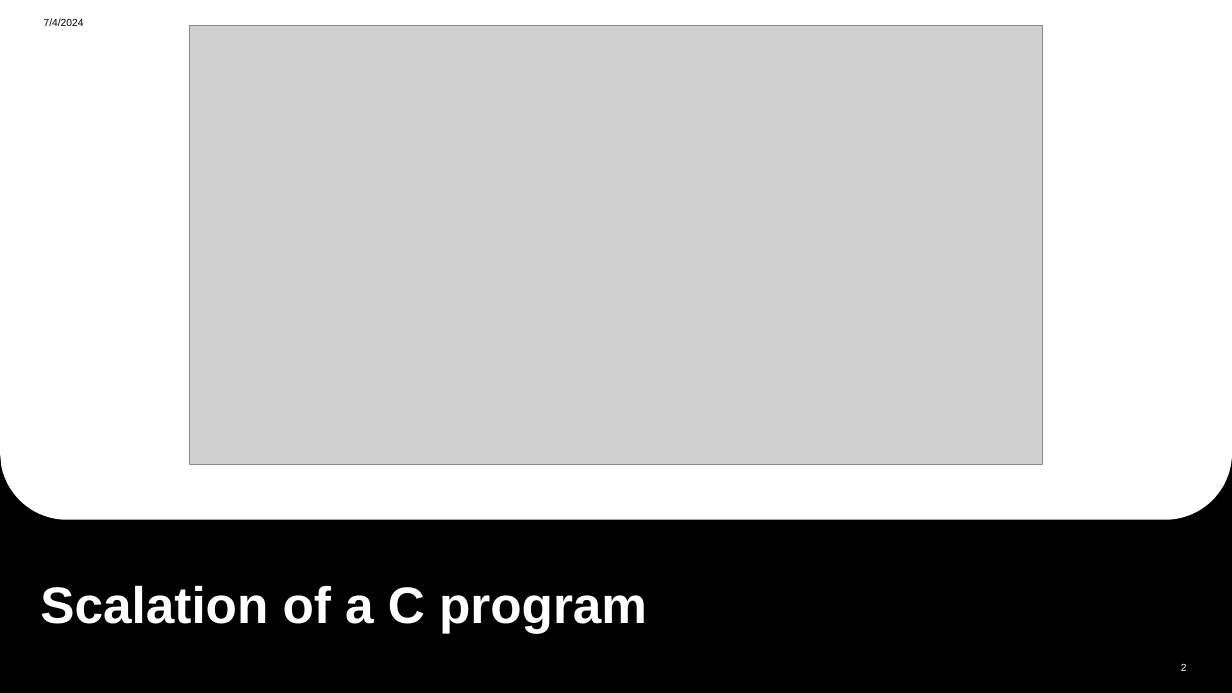
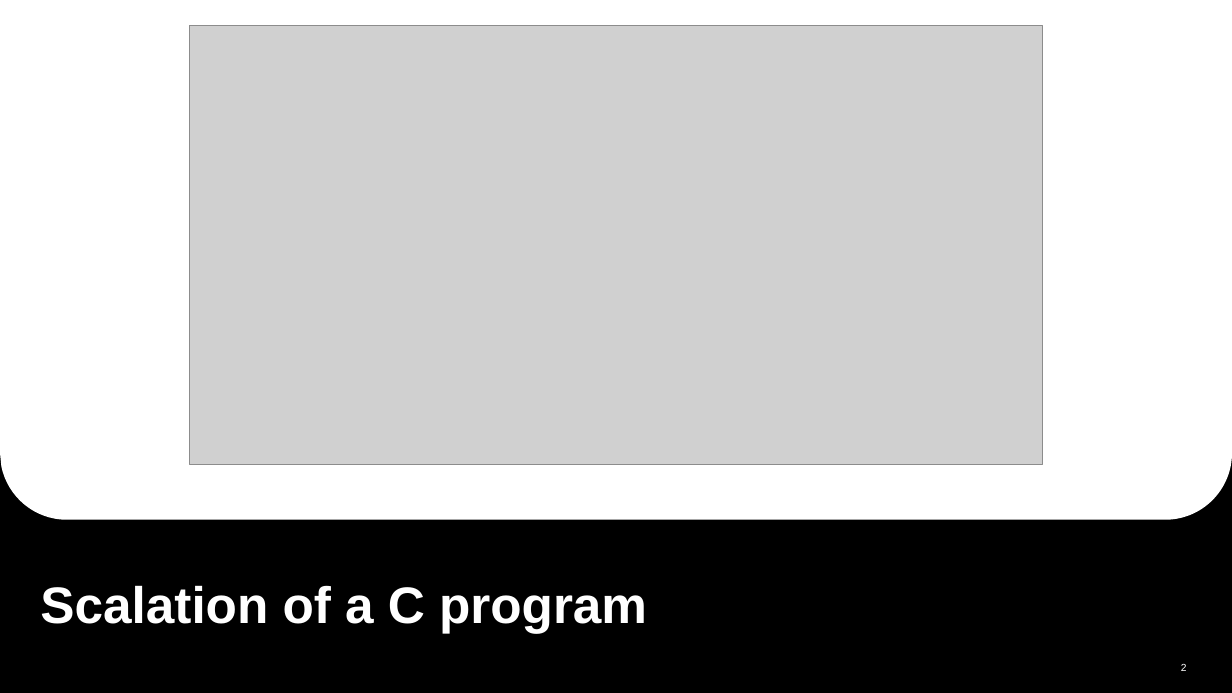
Before and after one commit to shafayetejaman/FCUB-Programming-Club, a slide deck: slide 2 of module-2/module-2.pptx. Drawn at 1232x693 pixels with LibreOffice and Linux fonts; fonts in the diff are those of the drawing; grey boxes stand for pictures. Boxes give left, top, right and bottom in pixels: in the first picture for what was removed or moved away, otherwise in the second. Text is boxed around its words. In the diff, an @@ line names an element or a change of style, - is before the commit and + after.

```diff
--- a/module-2/module-2.pptx
+++ b/module-2/module-2.pptx
@@ text removed at [44,18,84,26] @@
-7/4/2024
```
Also in this commit, not shown: 7 other slides changed, 3 slides added, 2 other files.
